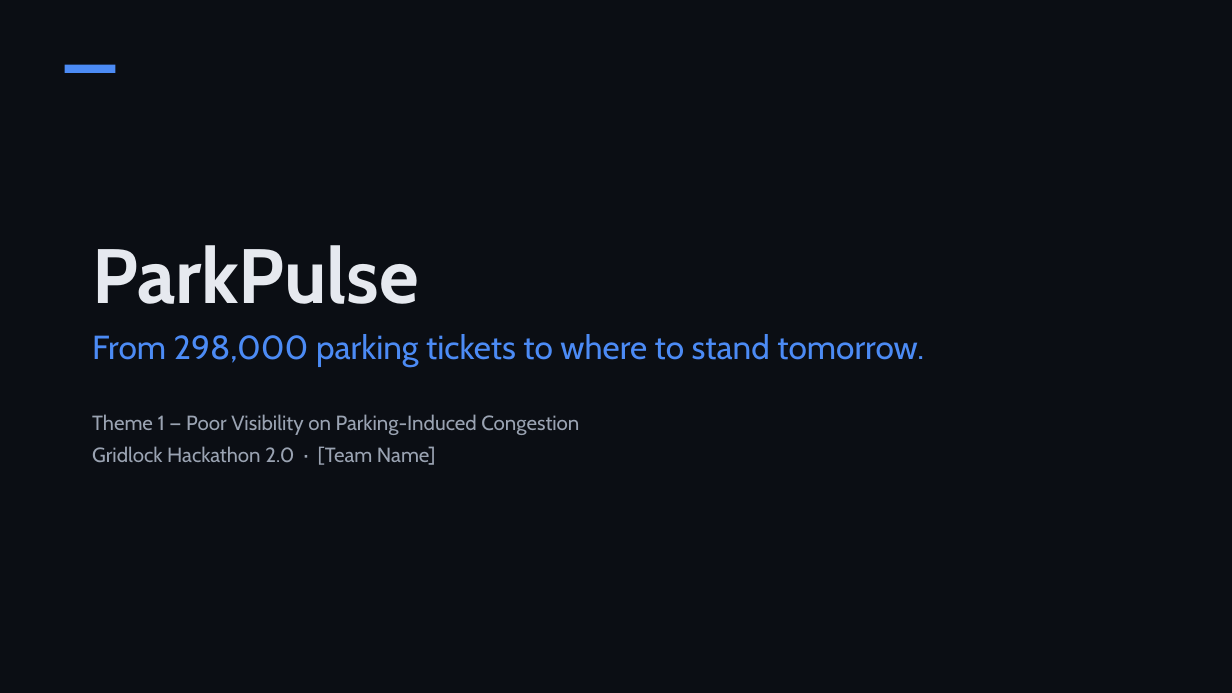
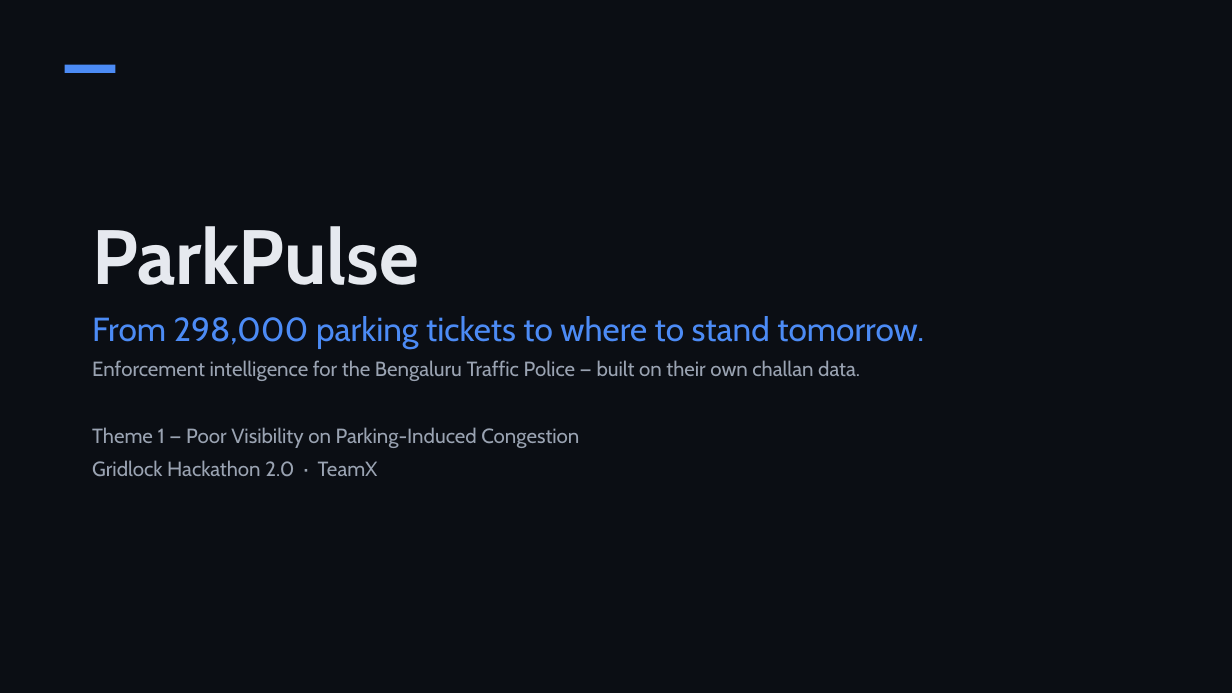
Before and after one commit to shubhambhattog/flipkart-gridlock-2.0-r2, a slide deck: slide 1 of pitch/ParkPulse_Deck.pptx. Drawn at 1232x693 pixels with LibreOffice and Linux fonts; fonts in the diff are those of the drawing. Boxes give left, top, right and bottom in pixels: in the first picture for what was removed or moved away, otherwise in the second. Text is boxed around its words. In the diff, an @@ line names an element or a change of style, - is before the commit and + after.

```diff
--- a/pitch/ParkPulse_Deck.pptx
+++ b/pitch/ParkPulse_Deck.pptx
@@ text "ParkPulse": place and size @@
-text "ParkPulse" at box(92, 245, 924, 465)
+text "ParkPulse" at box(92, 226, 924, 477)
@@ text at box(92, 360, 860, 381): paragraph added @@
+Enforcement intelligence for the Bengaluru Traffic Police — built on their own challan data.
@@ text at box(92, 460, 378, 477): text changed @@
-Gridlock Hackathon 2.0 · [Team Name]
+Gridlock Hackathon 2.0 · TeamX
```
Also in this commit, not shown: 12 other slides changed, 1 slide added, 20 other files.
